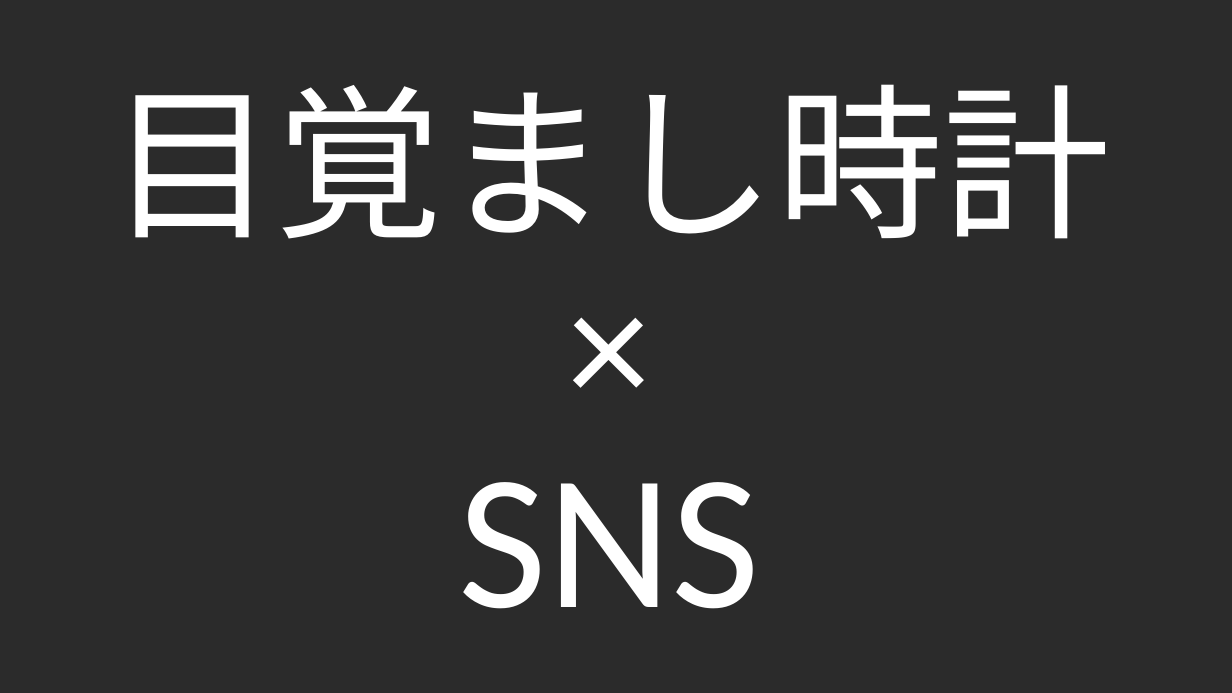
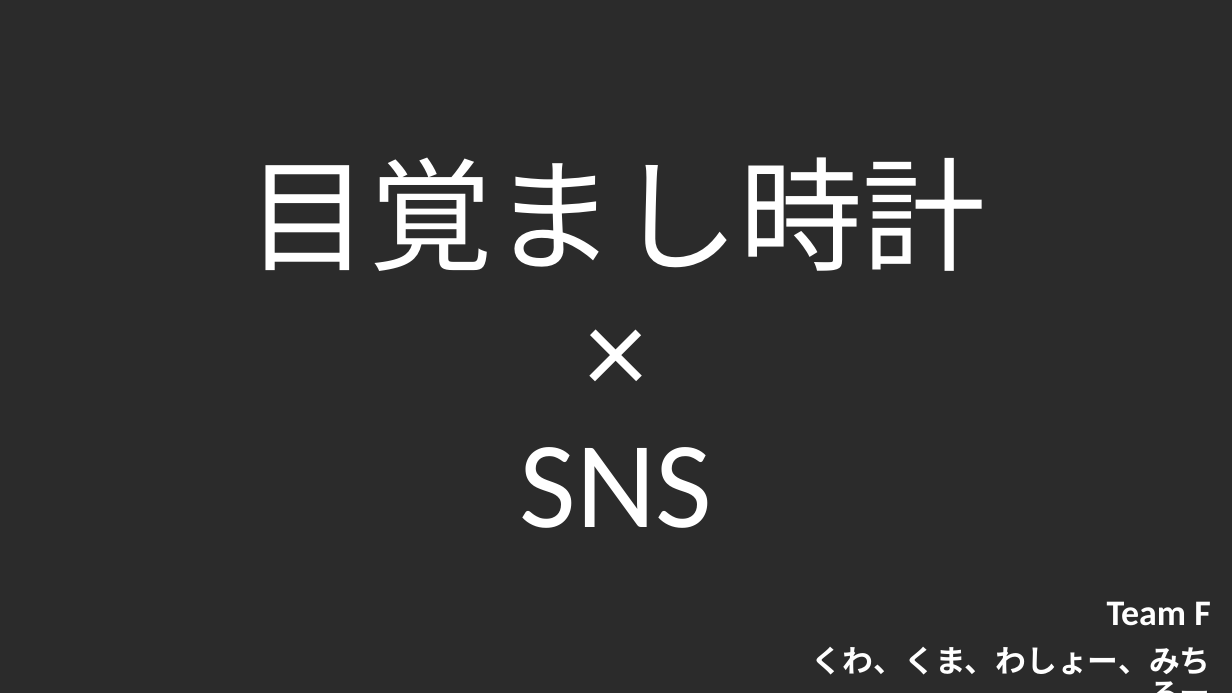
Before and after one commit to jack-app/jackhack2018_F, a slide deck: slide 1 of htmlcss/pptx/teamF.pptx. Drawn at 1232x693 pixels with LibreOffice and Linux fonts; fonts in the diff are those of the drawing; background and template pictures are left out; a plain dark background stands for a picture behind light text. Boxes give left, top, right and bottom in pixels: in the first picture for what was removed or moved away, otherwise in the second. Text is boxed around its words. In the diff, an @@ line names an element or a change of style, - is before the commit and + after.

```diff
--- a/htmlcss/pptx/teamF.pptx
+++ b/htmlcss/pptx/teamF.pptx
@@ title "目覚まし時計 × SNS": place and size @@
-title "目覚まし時計 × SNS" at [109,84,1110,609]
+title "目覚まし時計 × SNS" at [246,157,985,528]
@@ title "目覚まし時計 × SNS" at [246,157,985,528]: size 130 to 96 pt in "目覚まし時計 ×"; size 150 to 96 pt in "SNS" @@
@@ subtitle added at [812,601,1211,675], 24 pt, text #FFFFFF, bold @@
+Team F
+くわ、くま、わしょー、みちろー
```
Also in this commit, not shown: 4 other slides changed, 5 slides added, 1 slide removed.
